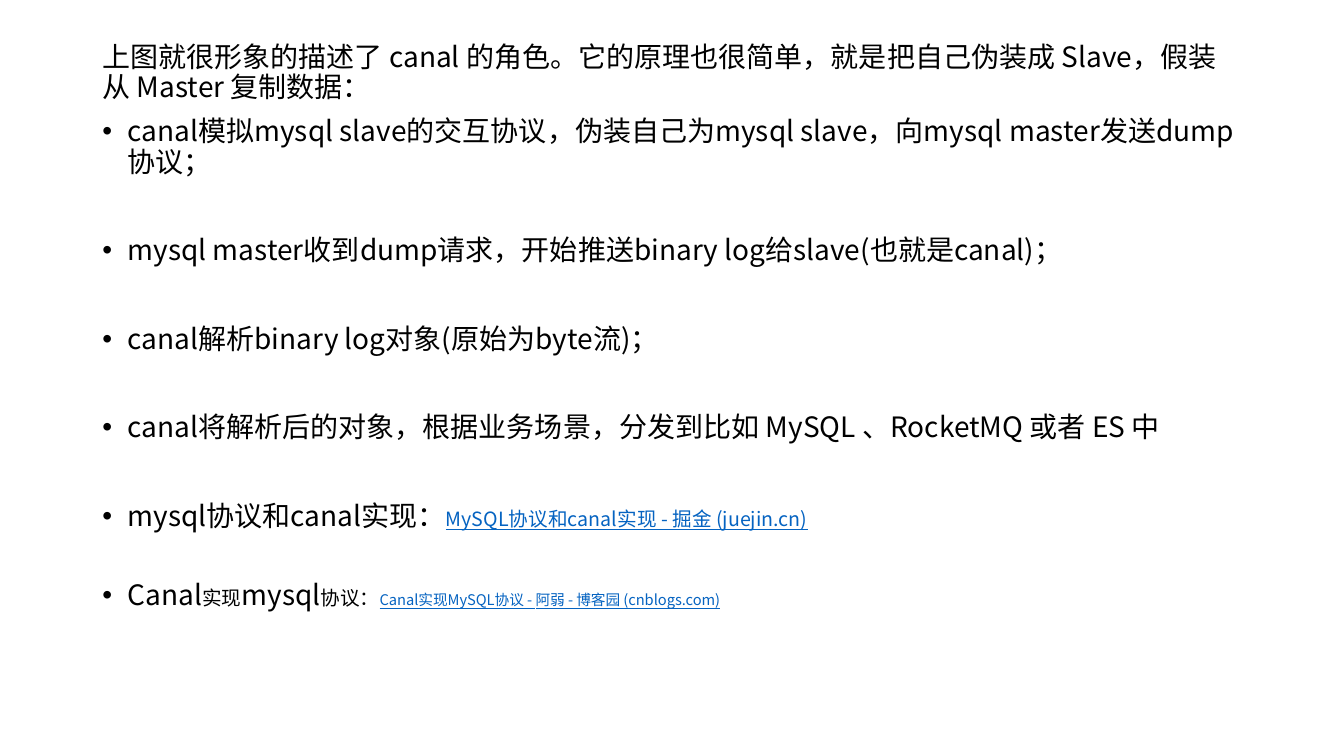
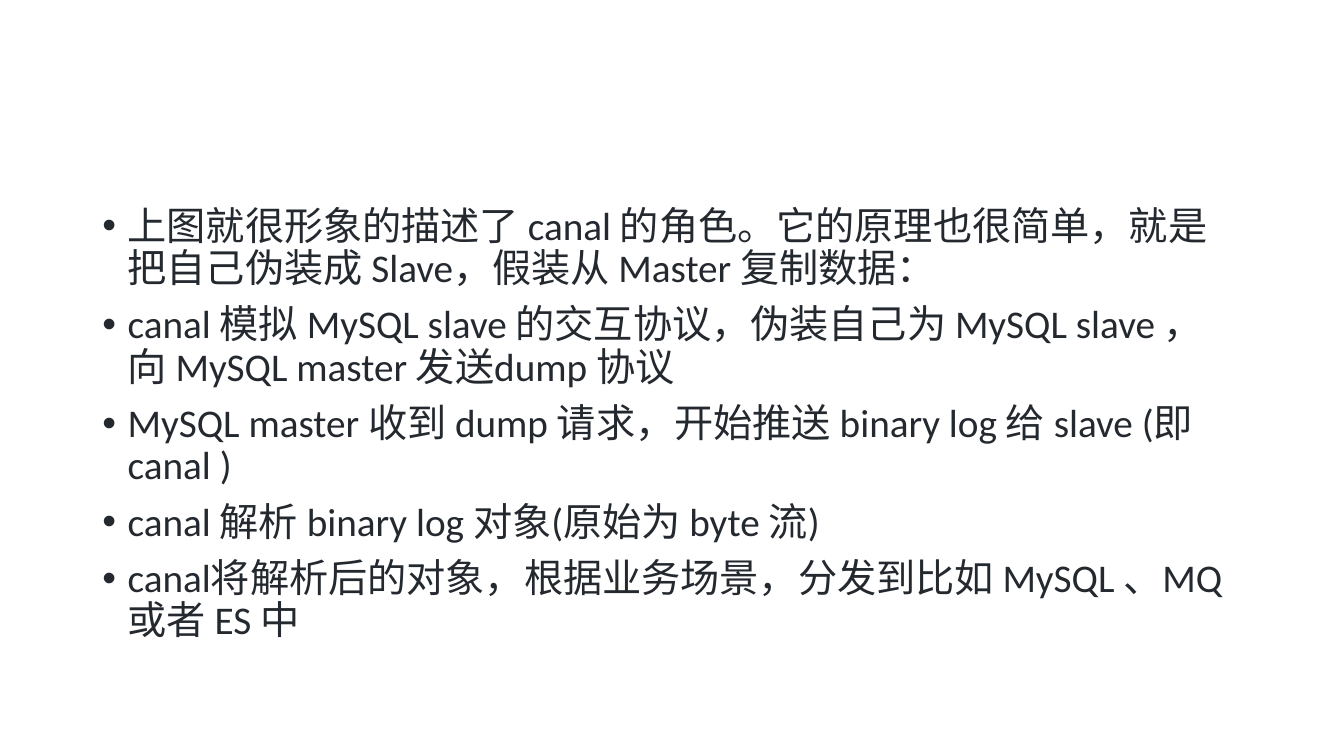
Before and after one commit to xiaoyong1219/StudyNoteRepository, a slide deck: slide 6 of 9、Canal笔记/Canal.pptx (slide 8 before the commit). Drawn at 1344x756 pixels with LibreOffice and Linux fonts; fonts in the diff are those of the drawing. Boxes give left, top, right and bottom in pixels: in the first picture for what was removed or moved away, otherwise in the second. Text is boxed around its words. In the diff, an @@ line names an element or a change of style, - is before the commit and + after.

Commit message:
canal PPT

```diff
--- a/9、Canal笔记/Canal.pptx
+++ b/9、Canal笔记/Canal.pptx
@@ text "上图就很形象的描述了 canal 的角色。它的原理也很简单，就是把自己伪装成 Slave，假装从 Master ...": place and size @@
-text "上图就很形象的描述了 canal 的角色。它的原理也很简单，就是把自己伪装成 Slave，假装从 Master ..." at (102,43,1217,609)
+text "上图就很形象的描述了 canal 的角色。它的原理也很简单，就是把自己伪装成 Slave，假装从 Master ..." at (128,207,1222,637)
@@ text at (128,207,1207,286): size 20 to 28 pt, font Noto Sans CJK SC to Calibri, text colour #000000 to #24292F in "上图就很形象的描述了 canal 的角色。它的原理也很简单，就是把自己伪装成 Slave，假装从 Master 复制数据 ..."; bullet none to • @@
@@ text at (128,305,1222,637): text changed; size 20 to 28 pt; font Noto Sans CJK SC to Calibri; text colour #000000 to #24292F @@
-• canal模拟mysql slave的交互协议，伪装自己为mysql slave，向mysql master发送dump协议；
-• mysql master收到dump请求，开始推送binary log给slave(也就是canal)；
-• canal解析binary log对象(原始为byte流)；
-• canal将解析后的对象，根据业务场景，分发到比如 MySQL 、RocketMQ 或者 ES 中
-• mysql协议和canal实现：MySQL协议和canal实现 - 掘金 (juejin.cn)
-• Canal实现mysql协议：Canal实现MySQL协议 - 阿弱 - 博客园 (cnblogs.com)
+• canal 模拟 MySQL slave 的交互协议，伪装自己为 MySQL slave ，向 MySQL master 发送dump 协议
+• MySQL master 收到 dump 请求，开始推送 binary log 给 slave (即 canal )
+• canal 解析 binary log 对象(原始为 byte 流)
+• canal将解析后的对象，根据业务场景，分发到比如 MySQL 、MQ 或者 ES 中
```
Also in this commit, not shown: 3 other slides changed, 4 slides added, 3 slides removed, 1 other file.
